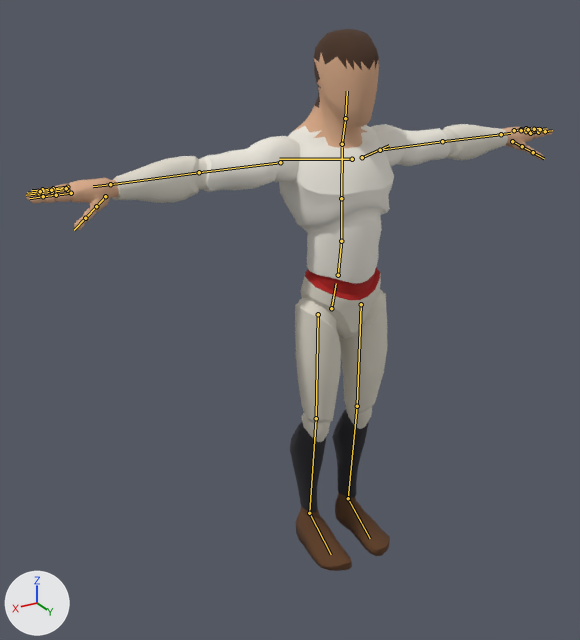
An edit to the glTF model assets/characters/human/human.glb, drawn before and after from the same camera.
Before and after are seen from a camera (50 mm lens) standing at (1.45, 2.08, 1.98) and looking at (0.14, -0.09, 0.89). The axes (+X, +Y, +Z) are drawn at lower left. The lights are the same throughout. The first picture is the older version. The bones that change, and the others that lie on the model, are drawn over the model as lines.

Objects in the first picture: 'Mannequin'.
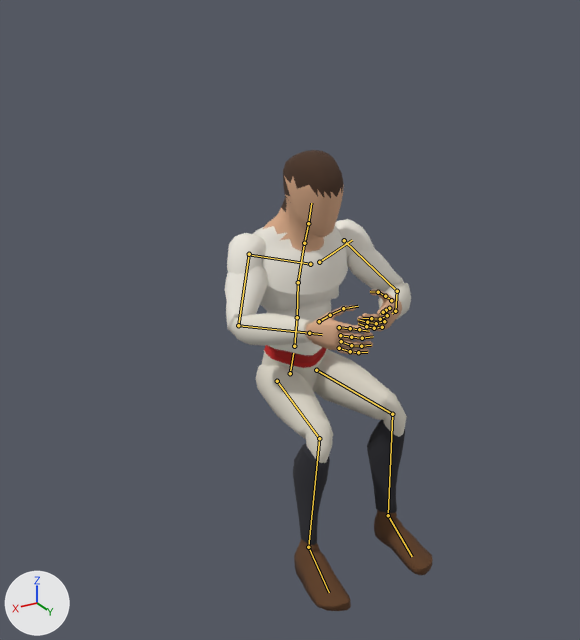
The newer file adds an action. The first version stands in its rest pose; the second is drawn at frame 47 of the action 'sit_talk_loop'.

Where the change shows, as pixel boxes (x1, y1, x2, y2) in the pictures (580 x 640 px):
'Mannequin', posed (60% narrower, 15% shorter)
    before: (26, 29, 553, 571)
    after: (224, 150, 433, 611)
bone 'DEF-hips', root to tip
    before: (331, 308) to (336, 283)
    after: (290, 373) to (293, 353)
bone 'DEF-spine.002', root to tip
    before: (341, 241) to (341, 198)
    after: (297, 317) to (298, 282)
bone 'DEF-spine.003', root to tip
    before: (341, 198) to (342, 147)
    after: (298, 282) to (304, 245)
bone 'DEF-neck', root to tip
    before: (342, 144) to (345, 118)
    after: (304, 243) to (308, 223)
bone 'DEF-head', root to tip
    before: (345, 118) to (347, 91)
    after: (308, 223) to (311, 203)
bone 'DEF-shoulder.L', root to tip
    before: (362, 157) to (389, 145)
    after: (319, 262) to (352, 240)
bone 'DEF-upper_arm.L', root to tip
    before: (380, 150) to (442, 141)
    after: (344, 240) to (397, 291)
bone 'DEF-forearm.L', root to tip
    before: (442, 141) to (501, 134)
    after: (397, 291) to (395, 311)
bone 'DEF-hand.L', root to tip
    before: (501, 134) to (510, 133)
    after: (395, 311) to (392, 313)
bone 'DEF-f_middle.01.L', root to tip
    before: (526, 131) to (533, 130)
    after: (387, 315) to (380, 319)
bone 'DEF-f_middle.02.L', root to tip
    before: (533, 130) to (540, 129)
    after: (380, 319) to (371, 318)
bone 'DEF-f_pinky.01.L', root to tip
    before: (514, 130) to (521, 129)
    after: (382, 327) to (374, 328)
bone 'DEF-f_pinky.02.L', root to tip
    before: (521, 129) to (526, 128)
    after: (374, 328) to (366, 326)
bone 'DEF-f_pinky.03.L', root to tip
    before: (526, 128) to (531, 128)
    after: (366, 326) to (358, 323)
bone 'DEF-f_ring.01.L', root to tip
    before: (521, 130) to (528, 129)
    after: (384, 321) to (376, 323)
bone 'DEF-f_ring.02.L', root to tip
    before: (528, 129) to (534, 129)
    after: (376, 323) to (367, 322)
bone 'DEF-f_ring.03.L', root to tip
    before: (534, 129) to (539, 128)
    after: (367, 322) to (358, 319)
bone 'DEF-thumb.01.L', root to tip
    before: (512, 141) to (522, 146)
    after: (391, 300) to (385, 296)
bone 'DEF-thumb.02.L', root to tip
    before: (522, 146) to (533, 152)
    after: (385, 296) to (378, 292)
bone 'DEF-thumb.03.L', root to tip
    before: (533, 152) to (544, 158)
    after: (378, 292) to (370, 291)
bone 'DEF-shoulder.R', root to tip
    before: (352, 159) to (279, 159)
    after: (310, 264) to (247, 254)
bone 'DEF-upper_arm.R', root to tip
    before: (280, 162) to (199, 172)
    after: (249, 254) to (238, 325)
bone 'DEF-forearm.R', root to tip
    before: (199, 172) to (110, 184)
    after: (238, 325) to (309, 333)
bone 'DEF-hand.R', root to tip
    before: (110, 184) to (93, 186)
    after: (309, 333) to (322, 334)
bone 'DEF-f_middle.02.R', root to tip
    before: (52, 192) to (39, 193)
    after: (351, 337) to (362, 338)
bone 'DEF-f_middle.03.R', root to tip
    before: (39, 193) to (26, 195)
    after: (362, 338) to (373, 336)
bone 'DEF-f_pinky.01.R', root to tip
    before: (67, 187) to (53, 188)
    after: (339, 348) to (350, 351)
bone 'DEF-f_pinky.02.R', root to tip
    before: (53, 188) to (42, 189)
    after: (350, 351) to (358, 352)
bone 'DEF-f_pinky.03.R', root to tip
    before: (42, 189) to (32, 190)
    after: (358, 352) to (367, 352)
bone 'DEF-f_ring.01.R', root to tip
    before: (66, 188) to (51, 190)
    after: (341, 341) to (351, 345)
bone 'DEF-f_ring.02.R', root to tip
    before: (51, 190) to (40, 191)
    after: (351, 345) to (361, 346)
bone 'DEF-f_ring.03.R', root to tip
    before: (40, 191) to (28, 193)
    after: (361, 346) to (371, 345)
bone 'DEF-thumb.02.R', root to tip
    before: (96, 206) to (85, 218)
    after: (330, 315) to (343, 308)
bone 'DEF-thumb.03.R', root to tip
    before: (85, 218) to (74, 230)
    after: (343, 308) to (358, 306)
bone 'DEF-thigh.L', root to tip
    before: (361, 304) to (357, 406)
    after: (316, 370) to (392, 414)
bone 'DEF-shin.L', root to tip
    before: (357, 406) to (348, 498)
    after: (392, 414) to (388, 515)
bone 'DEF-foot.L', root to tip
    before: (348, 498) to (370, 538)
    after: (388, 515) to (412, 556)
bone 'DEF-thigh.R', root to tip
    before: (318, 314) to (316, 418)
    after: (277, 381) to (319, 438)
bone 'DEF-shin.R', root to tip
    before: (316, 418) to (309, 513)
    after: (319, 438) to (308, 547)
bone 'DEF-foot.R', root to tip
    before: (309, 513) to (331, 554)
    after: (308, 547) to (329, 592)

The edits, one by one:
Bone 'DEF-hips' (bone_def_hips) moves from (0.0, 0.0, 0.0) to (0.003, -0.434, -0.179).
Bone 'DEF-spine.002' (bone_def_spine_002) turns from (0, 0, 0) to (5, 0, 0) degrees about its own x, y and z.
Bone 'DEF-spine.003' (bone_def_spine_003) turns from (0, 0, 0) to (14, 0, 1) degrees about its own x, y and z.
Bone 'DEF-neck' (bone_def_neck) turns from (0, 0, 0) to (-9, 0, -1) degrees about its own x, y and z.
Bone 'DEF-head' (bone_def_head) turns from (0, 0, 0) to (5, 11, 3) degrees about its own x, y and z.
Bone 'DEF-shoulder.L' (bone_def_shoulder_l) turns from (0, 0, 0) to (-2, -1, -6) degrees about its own x, y and z.
Bone 'DEF-upper_arm.L' (bone_def_upper_arm_l) turns from (0, 0, 0) to (43, 11, -28) degrees about its own x, y and z.
Bone 'DEF-forearm.L' (bone_def_forearm_l) turns from (0, 0, 0) to (87, -9, 0) degrees about its own x, y and z.
Bone 'DEF-hand.L' (bone_def_hand_l) turns from (0, 0, 0) to (34, -63, -37) degrees about its own x, y and z.
Bone 'DEF-f_middle.01.L' (bone_def_f_middle_01_l) turns from (0, 0, 0) to (12, 1, -10) degrees about its own x, y and z.
Bone 'DEF-f_middle.02.L' (bone_def_f_middle_02_l) turns from (0, 0, 0) to (28, -3, 3) degrees about its own x, y and z.
Bone 'DEF-f_pinky.01.L' (bone_def_f_pinky_01_l) turns from (0, 0, 0) to (26, 1, -3) degrees about its own x, y and z.
Bone 'DEF-f_pinky.02.L' (bone_def_f_pinky_02_l) turns from (0, 0, 0) to (25, -4, 1) degrees about its own x, y and z.
Bone 'DEF-f_pinky.03.L' (bone_def_f_pinky_03_l) turns from (0, 0, 0) to (14, -1, 0) degrees about its own x, y and z.
Bone 'DEF-f_ring.01.L' (bone_def_f_ring_01_l) turns from (0, 0, 0) to (26, 2, -10) degrees about its own x, y and z.
Bone 'DEF-f_ring.02.L' (bone_def_f_ring_02_l) turns from (0, 0, 0) to (24, -2, 4) degrees about its own x, y and z.
Bone 'DEF-f_ring.03.L' (bone_def_f_ring_03_l) turns from (0, 0, 0) to (17, -1, -2) degrees about its own x, y and z.
Bone 'DEF-thumb.01.L' (bone_def_thumb_01_l) turns from (0, 0, 0) to (5, 0, -4) degrees about its own x, y and z.
Bone 'DEF-thumb.02.L' (bone_def_thumb_02_l) turns from (0, 0, 0) to (4, 1, -1) degrees about its own x, y and z.
Bone 'DEF-thumb.03.L' (bone_def_thumb_03_l) turns from (0, 0, 0) to (13, 4, -4) degrees about its own x, y and z.
Bone 'DEF-shoulder.R' (bone_def_shoulder_r) turns from (0, 0, 0) to (-3, 1, -6) degrees about its own x, y and z.
Bone 'DEF-upper_arm.R' (bone_def_upper_arm_r) turns from (0, 0, 0) to (54, -15, 30) degrees about its own x, y and z.
Bone 'DEF-forearm.R' (bone_def_forearm_r) turns from (0, 0, 0) to (79, 10, 0) degrees about its own x, y and z.
Bone 'DEF-hand.R' (bone_def_hand_r) turns from (0, 0, 0) to (-4, 46, -12) degrees about its own x, y and z.
Bone 'DEF-f_middle.02.R' (bone_def_f_middle_02_r) turns from (0, 0, 0) to (11, 0, 0) degrees about its own x, y and z.
Bone 'DEF-f_middle.03.R' (bone_def_f_middle_03_r) turns from (0, 0, 0) to (28, 0, 0) degrees about its own x, y and z.
Bone 'DEF-f_pinky.01.R' (bone_def_f_pinky_01_r) turns from (0, 0, 0) to (1, 0, 9) degrees about its own x, y and z.
Bone 'DEF-f_pinky.02.R' (bone_def_f_pinky_02_r) turns from (0, 0, 0) to (25, 2, -1) degrees about its own x, y and z.
Bone 'DEF-f_pinky.03.R' (bone_def_f_pinky_03_r) turns from (0, 0, 0) to (14, 1, 0) degrees about its own x, y and z.
Bone 'DEF-f_ring.01.R' (bone_def_f_ring_01_r) turns from (0, 0, 0) to (2, 0, 12) degrees about its own x, y and z.
Bone 'DEF-f_ring.02.R' (bone_def_f_ring_02_r) turns from (0, 0, 0) to (24, 4, -4) degrees about its own x, y and z.
Bone 'DEF-f_ring.03.R' (bone_def_f_ring_03_r) turns from (0, 0, 0) to (17, 1, 2) degrees about its own x, y and z.
Bone 'DEF-thumb.02.R' (bone_def_thumb_02_r) turns from (0, 0, 0) to (4, -1, 1) degrees about its own x, y and z.
Bone 'DEF-thumb.03.R' (bone_def_thumb_03_r) turns from (0, 0, 0) to (13, -4, 4) degrees about its own x, y and z.
Bone 'DEF-thigh.L' (bone_def_thigh_l) turns from (0, 0, 0) to (-85, -9, -10) degrees about its own x, y and z.
Bone 'DEF-shin.L' (bone_def_shin_l) turns from (0, 0, 0) to (80, -11, 1) degrees about its own x, y and z.
Bone 'DEF-foot.L' (bone_def_foot_l) turns from (0, 0, 0) to (7, 5, 9) degrees about its own x, y and z.
Bone 'DEF-thigh.R' (bone_def_thigh_r) turns from (0, 0, 0) to (-85, 8, 9) degrees about its own x, y and z.
Bone 'DEF-shin.R' (bone_def_shin_r) turns from (0, 0, 0) to (79, 3, 0) degrees about its own x, y and z.
Bone 'DEF-foot.R' (bone_def_foot_r) turns from (0, 0, 0) to (7, 3, -7) degrees about its own x, y and z.
